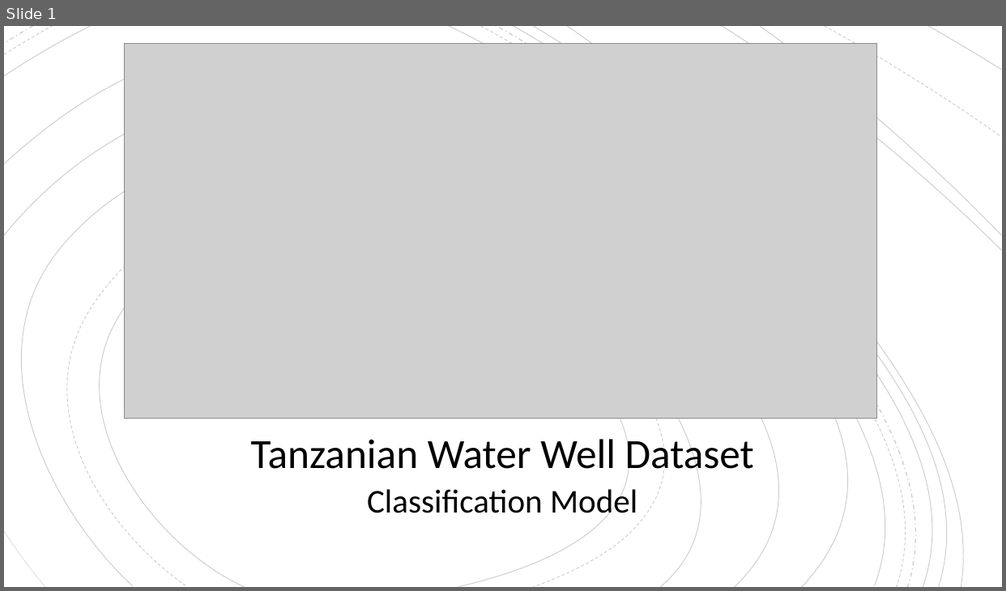
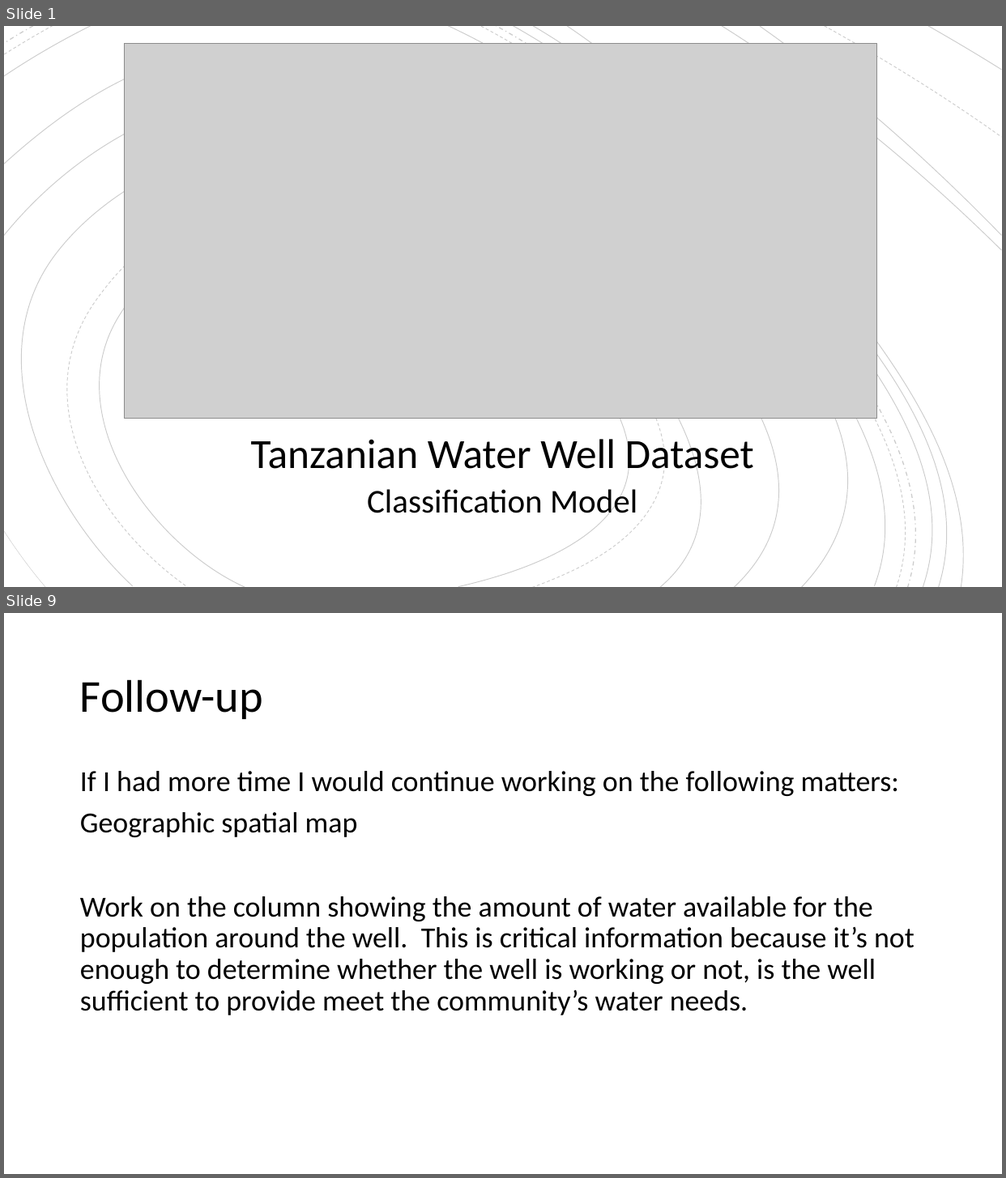
Before and after one commit to davidrtorres/Model-3-Tanzania-Water-Crisis, a slide deck: Presentation1.pptx. Shown one above the other, each under a label of ours: slide 1 before the commit, slides 1 and 9 after it; the slides between them are not shown. The pictures are 1006x591 and 1006x1178 pixels, drawn with LibreOffice and Linux fonts; fonts in the diff are those of the drawing; grey boxes stand for pictures. Boxes give left, top, right and bottom in pixels: in the first picture for what was removed or moved away, otherwise in the second. Text is boxed around its words. In the diff, an @@ line names an element or a change of style, - is before the commit and + after.

```diff
--- a/Presentation1.pptx
+++ b/Presentation1.pptx
@@ slide 9 added at [4, 613, 1002, 1174], background #FFFFFF @@
@@ title added at [80, 679, 263, 719], 44 pt, text #000000 @@
+Follow-up
@@ text added at [80, 771, 914, 1016], 28 pt, text #000000 @@
+If I had more time I would continue working on the following matters:
+Geographic spatial map
+Work on the column showing the amount of water available for the population around the well. This is critical information because it’s not enough to determine whether the well is working or not, is the well sufficient to provide meet the community’s water needs.
```
Also in this commit, not shown: 7 other slides added, 4 other files.
